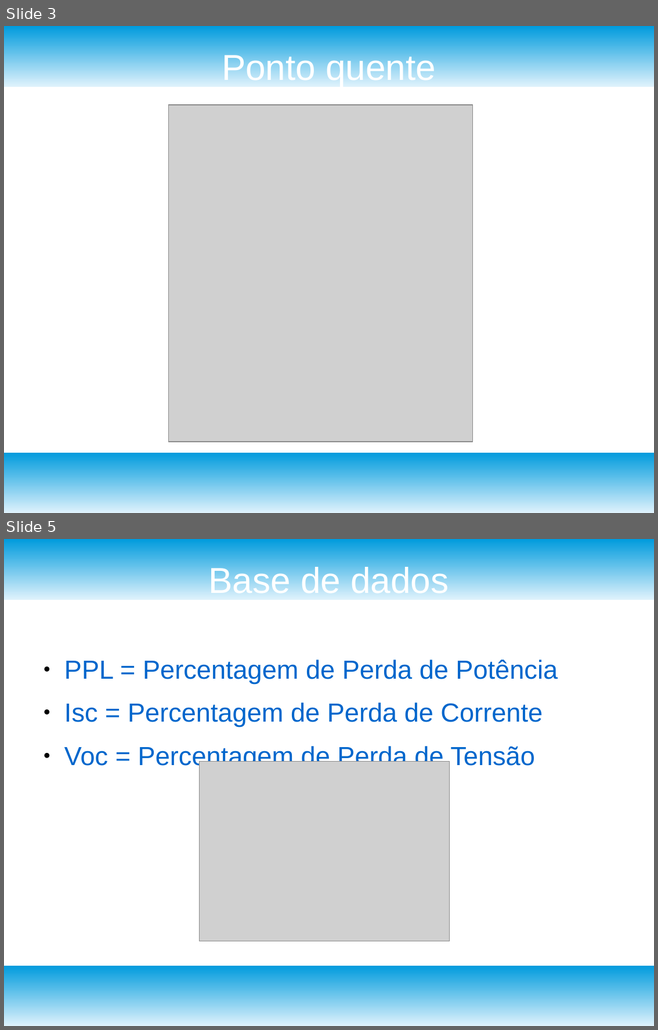
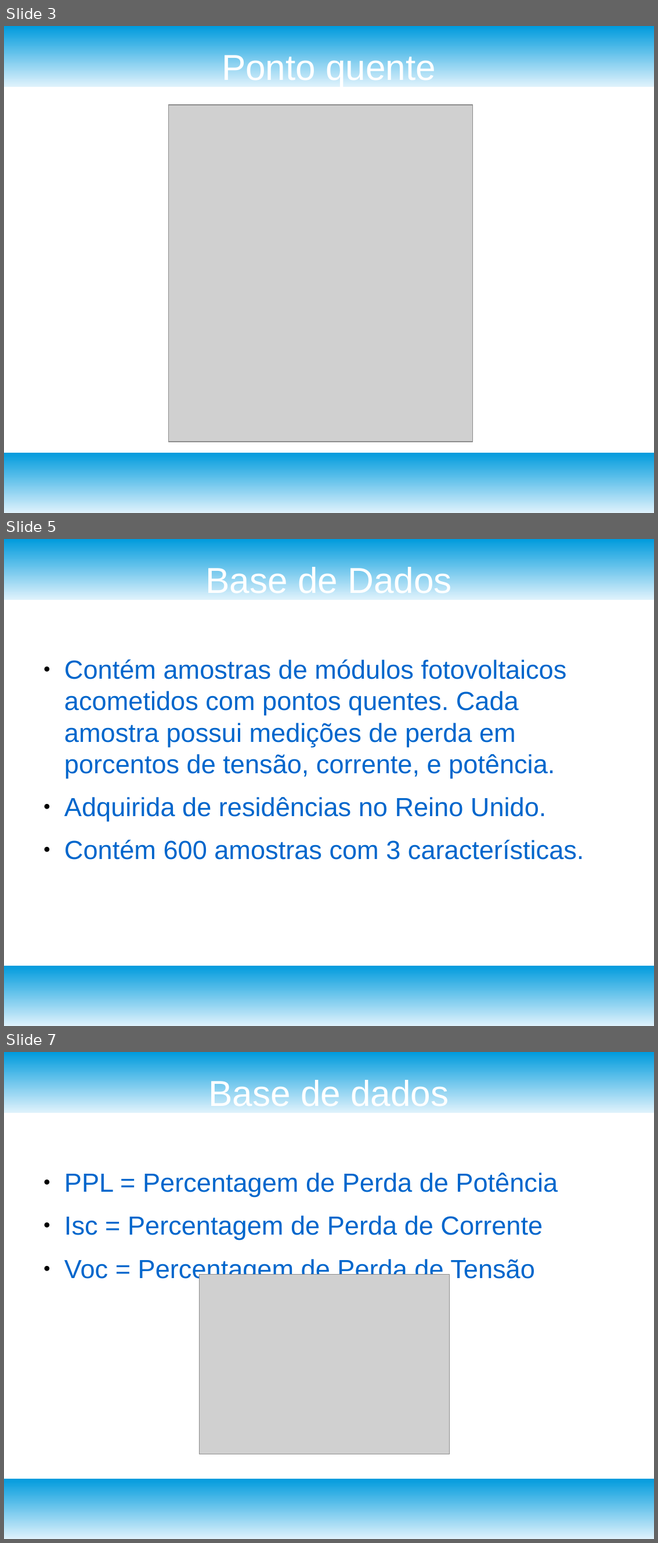
Before and after one commit to ErikJhones/Self-Organizing-Map-SOM-with-KNN, a slide deck: fuzzy/apresentacao.odp. Shown one above the other, each under a label of ours: slides 3 and 5 before the commit, slides 3, 5 and 7 after it; the slides between them are not shown. The pictures are 658x1030 and 658x1543 pixels, drawn with LibreOffice and Linux fonts; fonts in the diff are those of the drawing; grey boxes stand for pictures. Boxes give left, top, right and bottom in pixels: in the first picture for what was removed or moved away, otherwise in the second. Text is boxed around its words. In the diff, an @@ line names an element or a change of style, - is before the commit and + after.

```diff
--- a/fuzzy/apresentacao.odp
+++ b/fuzzy/apresentacao.odp
@@ slide 5 added at [4,539,654,1026], background #FFFFFF; not listed: 2 template elements that a slide beside it also shows @@
@@ title added at [205,565,451,594], 44 pt, text #FFFFFF @@
+Base de Dados
@@ text added at [64,659,583,860], 32 pt, text #0066CC @@
+● Contém amostras de módulos fotovoltaicos acometidos com pontos quentes. Cada amostra possui medições de perda em porcentos de tensão, corrente, e potência.
+● Adquirida de residências no Reino Unido.
+● Contém 600 amostras com 3 características.
@@ what was slide 5 is now slide 7 @@
```
Also in this commit, not shown: 8 slides changed, 5 other slides added, 2 slides removed, 3 other files.
